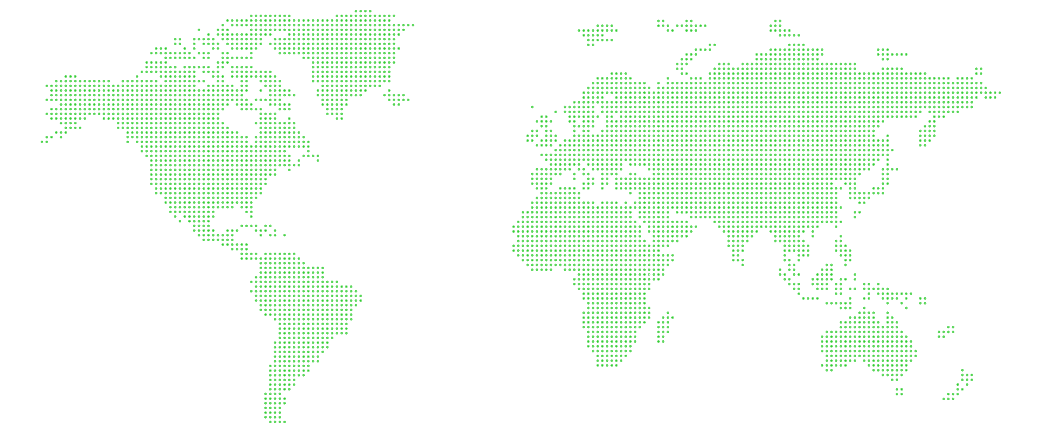
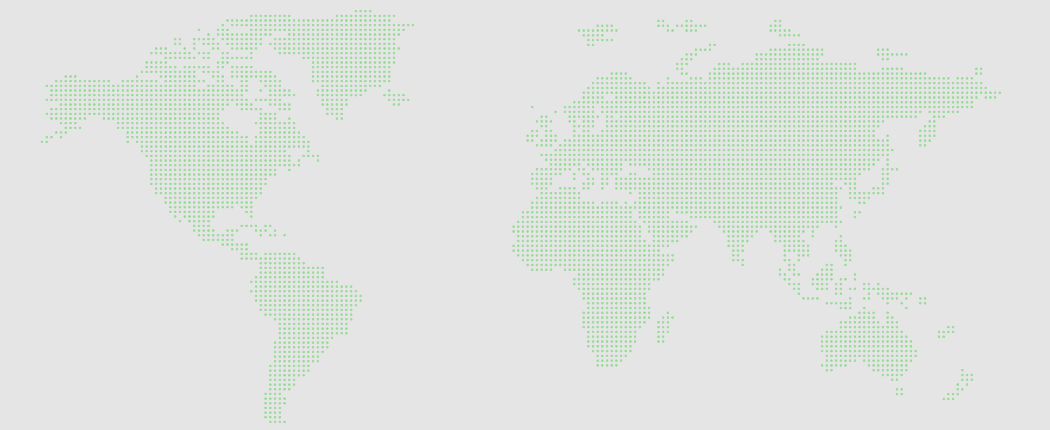
Layered file, before and after one edit (w=1050, h=430). Changes by layer:
"Layer 0": opacity 100% → 50% over [40, 10, 1001, 423]
showed "Layer 1", painted on it over [0, 0, 1050, 430]
